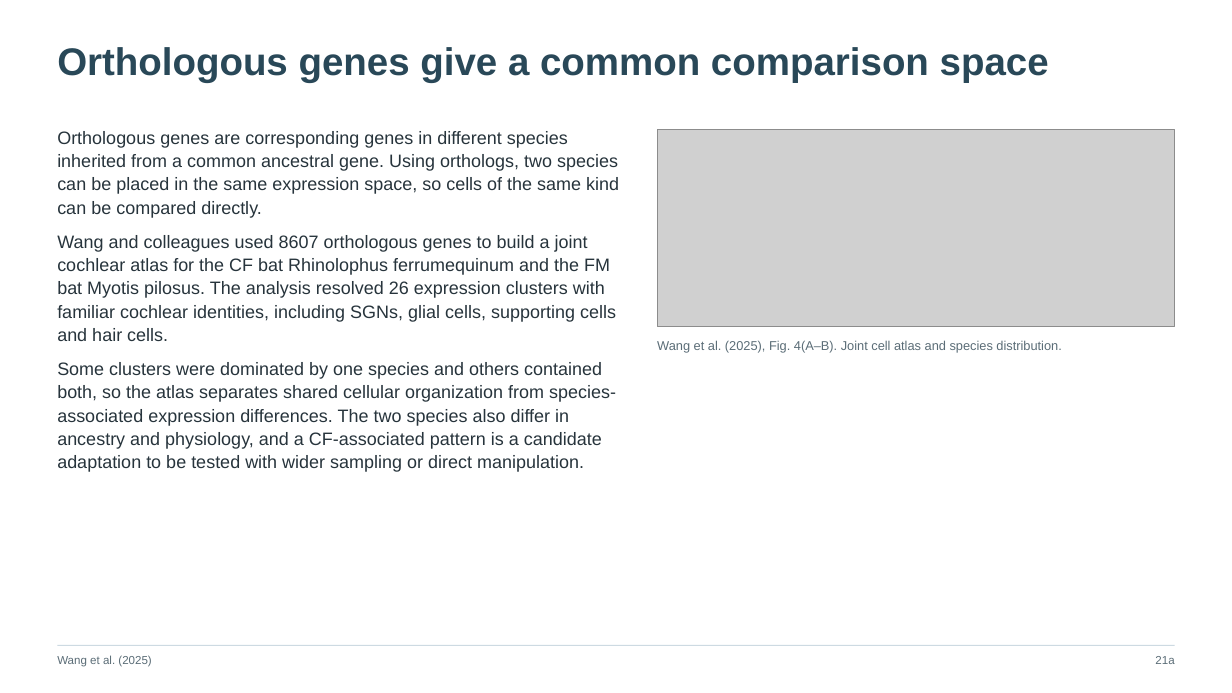
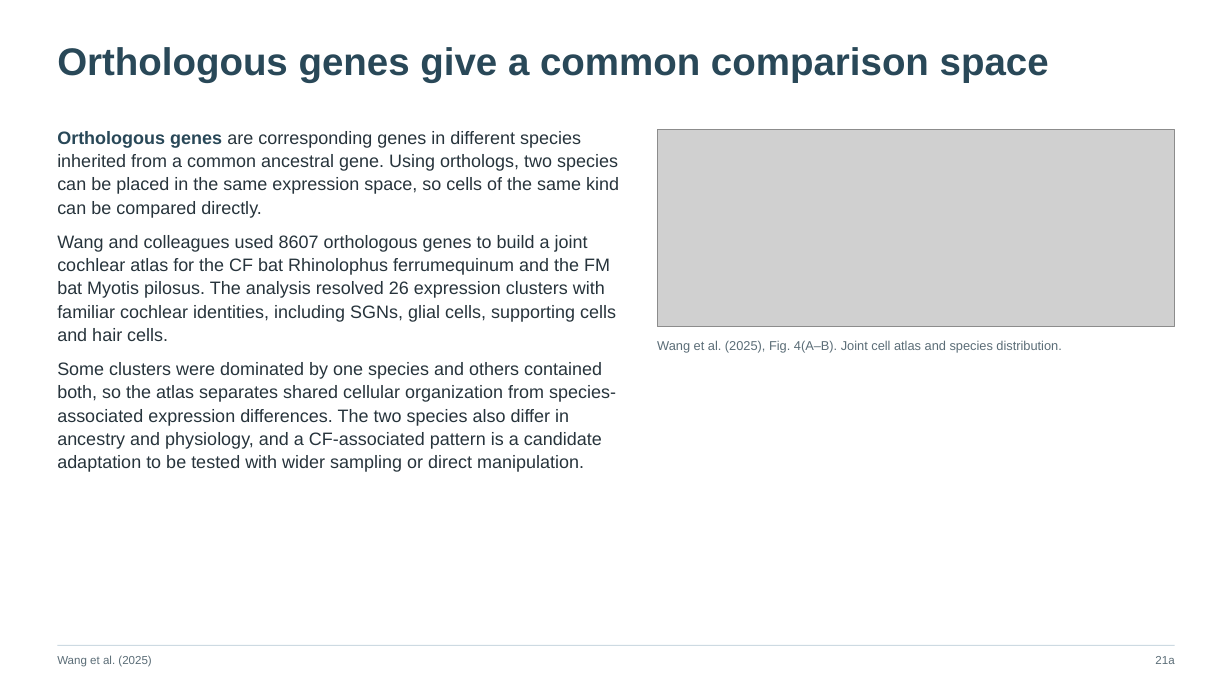
Before and after one commit to jordanxxlopez/NEUROETHOLOGY, a slide deck: slide 29 of scaffolded/Neuroethology_Lecture16_FA2026_NEW_SCAFFOLDED.pptx. Drawn at 1232x693 pixels with LibreOffice and Linux fonts; fonts in the diff are those of the drawing; grey boxes stand for pictures. Boxes give left, top, right and bottom in pixels: in the first picture for what was removed or moved away, otherwise in the second. Text is boxed around its words. In the diff, an @@ line names an element or a change of style, - is before the commit and + after.

```diff
--- a/scaffolded/Neuroethology_Lecture16_FA2026_NEW_SCAFFOLDED.pptx
+++ b/scaffolded/Neuroethology_Lecture16_FA2026_NEW_SCAFFOLDED.pptx
@@ text at <box>57,131,619,218</box>: text colour #27343C to #294858, bold on in "Orthologous genes" @@
```
Also in this commit, not shown: 13 other slides changed, 29 other files.
